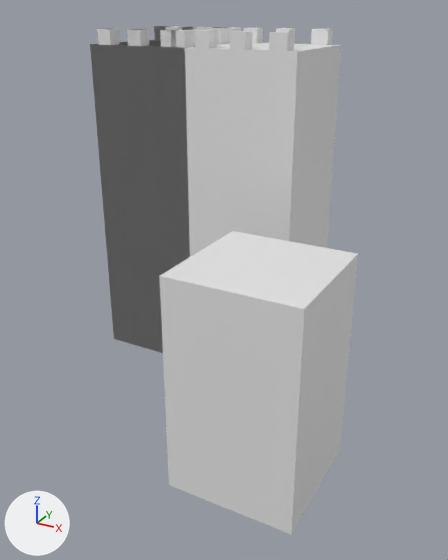
The Blender file 3D Models/TowerDefense.blend: old version first, new version second.
The view is the same before and after, from a camera (50 mm lens) standing at (3.92, -4.63, 3.3) and looking at (1.58, -0.39, 1.18). Arrows for +X, +Y and +Z are at lower left; the lights stay in place.

The older version as bpy lines, for what is in view:
```python
me_cube_004 = bpy.data.meshes.new('Cube.004')
me_cube_004.from_pydata(...)  # 56 vertices, 41 faces; spans x 0.0..1.0, y 0.0..1.0, z 0.0..3.13
me_cube_005 = bpy.data.meshes.new('Cube.005')
me_cube_005.from_pydata(...)  # a box spanning x 0.0..1.0, y 0.0..1.0, z 0.0..1.72
me_cube_013 = bpy.data.meshes.new('Cube.013')
me_cube_013.from_pydata(...)  # 104 vertices, 71 faces; spans x 0.0..2.0, y 0.0..1.0, z 0.0..3.13
ob_personreference = bpy.data.objects.new('PersonReference', me_cube_005)
ob_personreference.location = (1.777, -1.608, 0.0)
ob_wall_1m = bpy.data.objects.new('Wall_1M', me_cube_004)
ob_wall_1m.location = (0.0, 0.0, 0.0)
ob_wall_2m = bpy.data.objects.new('Wall_2M', me_cube_013)
ob_wall_2m.location = (0.0, 0.0, 0.0)
# also in view: 'Wall_Corner' at (0.5, 0.5, 1.56)
```
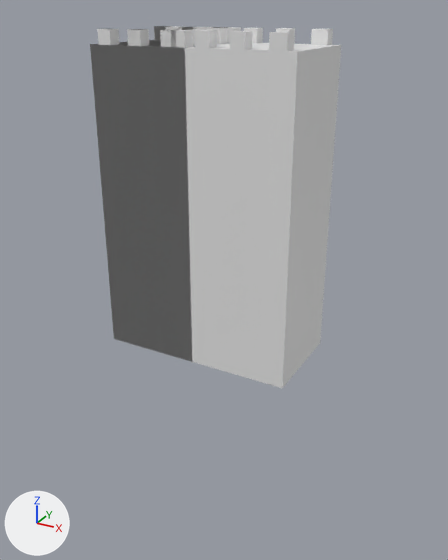
Boxes (x1, y1, x2, y2) around the edits, measured in the pictures (448 x 560 px):
'PersonReference', hidden
    before: (159, 231, 358, 534)

What changed in the scene script:
```text
Change ob_personreference:
    add ob_personreference.hide_set(True)  # its collection is switched off
```
